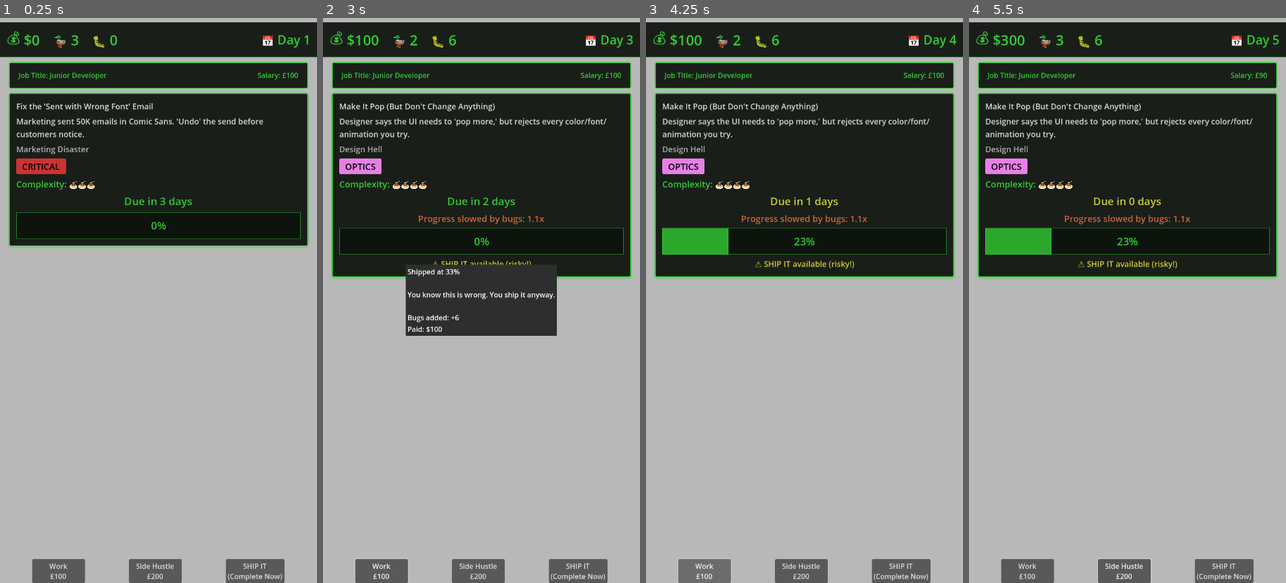
Above: before the commit, frames 1-4 (left to right).
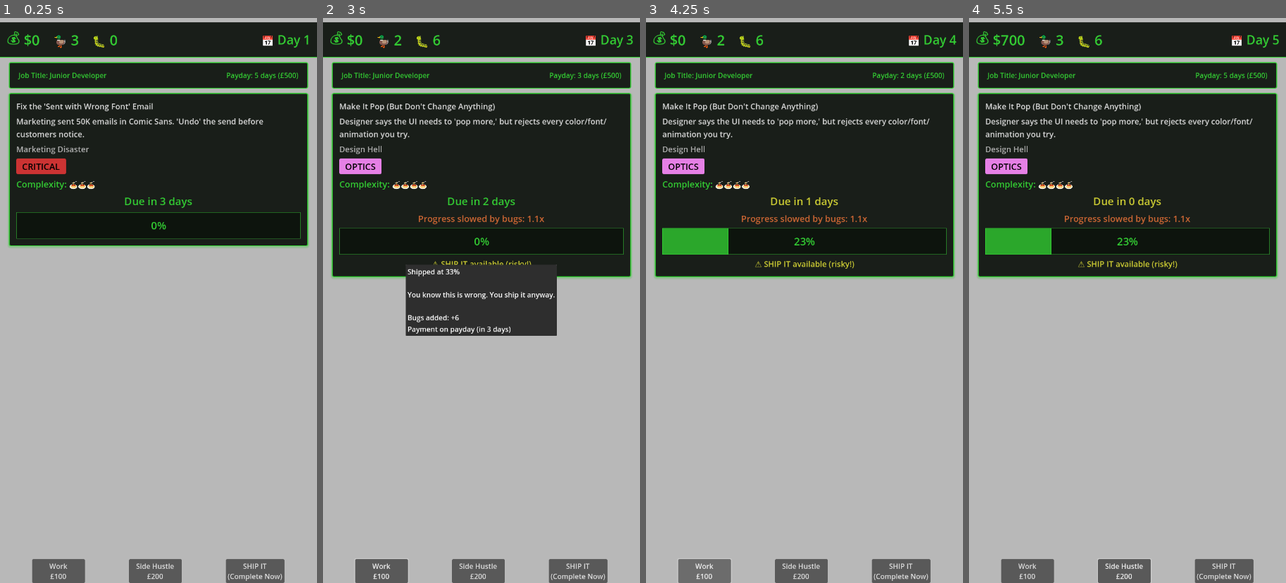
Above: after the commit, the same moments.

Repository: lmchoi/alt-f-this
Game: Godot game, scene res://scenes/game_ui.tscn
The game is run twice, just before and just after one commit, with the same random seed, the same clock (stepped at 60 frames per second) and the same inputs.
Inputs:
- Up to frame 1 (0.25 s): no input
- Up to frame 2 (3 s): click "SHIP IT (Complete Now)" at 0.5 s; click "Work £100" at 1.25 s; click "Side Hustle £200" at 2 s; click "Duck It!" at 2.75 s
- Up to frame 3 (4.25 s): click "Work £100" at 3.5 s
- Up to frame 4 (5.5 s): click "Side Hustle £200" at 4.25 s; click "Beg for Mercy" at 5 s

The runs differ from the first frame. In frame 1, 0.1% of the frame differs, in the area x 71-94%, y 9-11%; in frame 2, 0.6%, in the area x 10-94%, y 3-56%; in frame 3, 0.4%; in frame 4, 0.2%.

Commit message:
Implement payday system with £500 every 5 days
🤖 Generated with [Claude Code](https://claude.com/claude-code)

Co-Authored-By: Claude <noreply@anthropic.com>

Diff:
--- a/autoloads/game_manager.gd
+++ b/autoloads/game_manager.gd
@@ -10,6 +10,8 @@
 const MAX_BUGS_GAME_OVER = 100
 const VICTORY_MONEY_GOAL = 5000
 const HUSTLE_PAY = 200
+const PAYDAY_SALARY = 500
+const PAYDAY_INTERVAL = 5
 
 signal next_day(nth)
 signal money_changed(amount)
@@ -23,6 +25,7 @@
 signal production_outage_occurred(task_name)
 signal current_task_updated(task)
 signal task_progress_changed(progress)
+signal payday_occurred(amount)
 
 var current_task := Task.new(1):
 	set(value):
@@ -33,6 +36,8 @@
 	set(value):
 		day = value
 		next_day.emit(day)
+
+var days_until_payday := 5
 
 var money := 0:
 	set(value):
@@ -168,14 +173,20 @@
 		event_occurred.emit(event_result)
 
 func daily_updates():
+	# Check for payday
+	days_until_payday -= 1
+	if days_until_payday <= 0:
+		days_until_payday = PAYDAY_INTERVAL
+		money += PAYDAY_SALARY
+		payday_occurred.emit(PAYDAY_SALARY)
+		event_occurred.emit({"text": "PAYDAY!\n\n+$%d" % PAYDAY_SALARY, "money": 0, "ducks": 0})
+
 	# Check for production outages (time bombs)
 	check_time_bombs()
 
 	if current_task.progress >= 100:
 		print("work completed")
-		# Pay salary for completed task
-		money += salary
-		event_occurred.emit({"text": "Task complete! Nice work.\n\nPaid: $%d" % salary, "money": 0, "ducks": 0})
+		event_occurred.emit({"text": "Task complete! Nice work.\n\nPayment on payday (in %d days)" % days_until_payday, "money": 0, "ducks": 0})
 		current_task = TaskManager.get_random_task(day)
 
 	if current_task.due_day == day:
@@ -259,16 +270,13 @@
 		poorly_shipped_tasks.append(current_task.title)
 		print("⚠️ Poor quality ship: '%s' added to outage risk pool" % current_task.title)
 
-	# Pay salary immediately on completion
-	money += salary
-
-	# Show shipped message
+	# Show shipped message (payment happens on payday)
 	var event_text = ""
 	if progress >= 100:
-		event_text = "Task complete! Nice work.\n\nPaid: $%d" % salary
+		event_text = "Task complete! Nice work.\n\nPayment on payday (in %d days)" % days_until_payday
 	else:
 		var quality_msg = get_ship_quality_message(progress)
-		event_text = "Shipped at %d%%\n\n%s\n\nBugs added: +%d\nPaid: $%d" % [progress, quality_msg, int(bugs_to_add), salary]
+		event_text = "Shipped at %d%%\n\n%s\n\nBugs added: +%d\nPayment on payday (in %d days)" % [progress, quality_msg, int(bugs_to_add), days_until_payday]
 
 	event_occurred.emit({"text": event_text, "money": 0, "ducks": 0})
 
--- a/scenes/job_info.gd
+++ b/scenes/job_info.gd
@@ -3,10 +3,18 @@
 @onready var salary_label := $"%SalaryLabel"
 
 func _ready():
-	GameManager.salary_changed.connect(_update_salary)
+	GameManager.next_day.connect(_update_payday)
+	GameManager.payday_occurred.connect(_on_payday)
 
 	# Initialize with current value
-	_update_salary(GameManager.salary)
+	_update_payday(GameManager.day)
 
-func _update_salary(amount: int):
-	salary_label.text = "Salary: £" + str(amount)
+func _update_payday(_day: int):
+	var days = GameManager.days_until_payday
+	if days == 1:
+		salary_label.text = "Payday: Tomorrow (£500)"
+	else:
+		salary_label.text = "Payday: %d days (£500)" % days
+
+func _on_payday(_amount: int):
+	_update_payday(GameManager.day)
Not shown, added: .DS_Store
Not shown, changed: ideas/TODO.md
